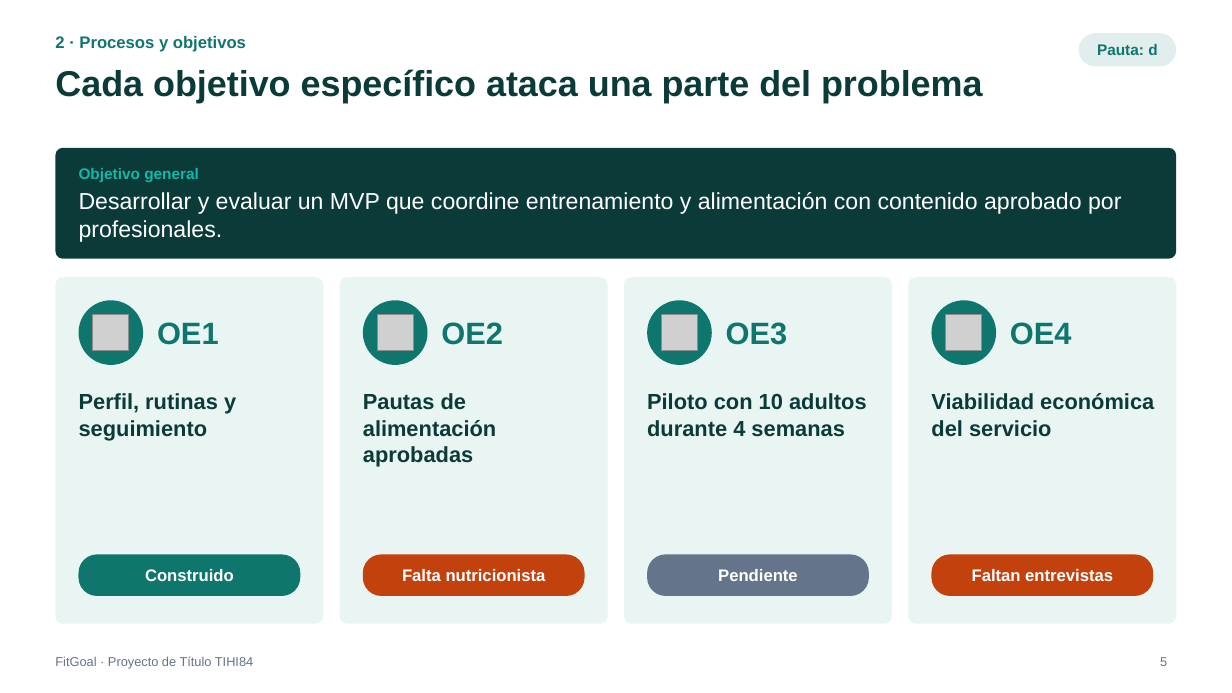
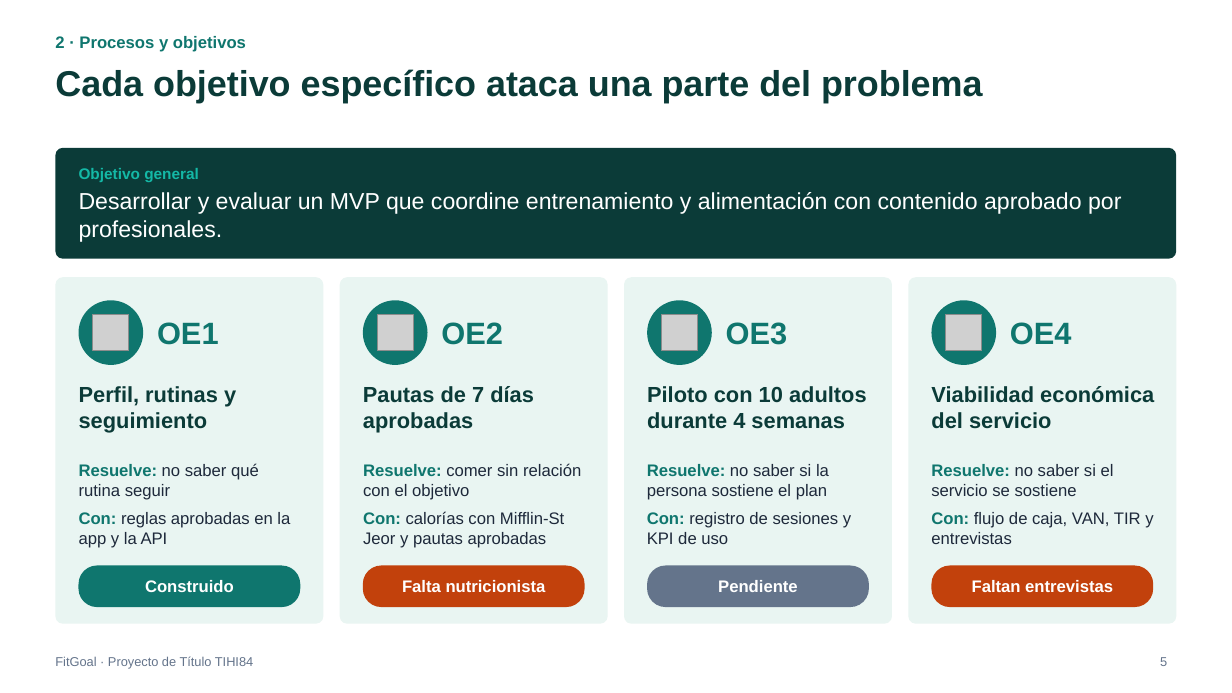
Before and after one commit to VicenteEgana/Fitgoal, a slide deck: slide 5 of docs/TIHI84_U3_Presentacion_FitGoal.pptx. Drawn at 1232x693 pixels with LibreOffice and Linux fonts; fonts in the diff are those of the drawing; grey boxes stand for pictures. Boxes give left, top, right and bottom in pixels: in the first picture for what was removed or moved away, otherwise in the second. Text is boxed around its words. In the diff, an @@ line names an element or a change of style, - is before the commit and + after.

```diff
--- a/docs/TIHI84_U3_Presentacion_FitGoal.pptx
+++ b/docs/TIHI84_U3_Presentacion_FitGoal.pptx
@@ rounded rectangle removed at [1079, 33, 1177, 67] @@
-Pauta: d
@@ text "Perfil, rutinas y seguimiento": place and size @@
-text "Perfil, rutinas y seguimiento" at [79, 393, 236, 440]
+text "Perfil, rutinas y seguimiento" at [79, 386, 236, 433]
@@ text at [363, 386, 534, 433]: text changed @@
-Pautas de alimentación aprobadas
+Pautas de 7 días aprobadas
@@ text "Piloto con 10 adultos durante ...": place and size @@
-text "Piloto con 10 adultos durante ..." at [647, 393, 867, 437]
+text "Piloto con 10 adultos durante ..." at [647, 386, 867, 429]
@@ text "Viabilidad económica del servicio": place and size @@
-text "Viabilidad económica del servicio" at [931, 393, 1154, 437]
+text "Viabilidad económica del servicio" at [931, 386, 1154, 429]
@@ text added at [79, 463, 290, 548], 13 pt, text #1E293B @@
+Resuelve: no saber qué rutina seguir
+Con: reglas aprobadas en la app y la API
@@ text added at [363, 463, 581, 548], 13 pt, text #1E293B @@
+Resuelve: comer sin relación con el objetivo
+Con: calorías con Mifflin-St Jeor y pautas aprobadas
@@ text added at [647, 464, 851, 544], 13 pt, text #1E293B @@
+Resuelve: no saber si la persona sostiene el plan
+Con: registro de sesiones y KPI de uso
@@ text added at [931, 464, 1153, 544], 13 pt, text #1E293B @@
+Resuelve: no saber si el servicio se sostiene
+Con: flujo de caja, VAN, TIR y entrevistas
@@ 4 rounded rectangles: place and size @@
-4 rounded rectangles at [79, 555, 1153, 596]
+4 rounded rectangles at [79, 566, 1153, 607]
```
Also in this commit, not shown: 12 other slides changed, 5 slides added.
